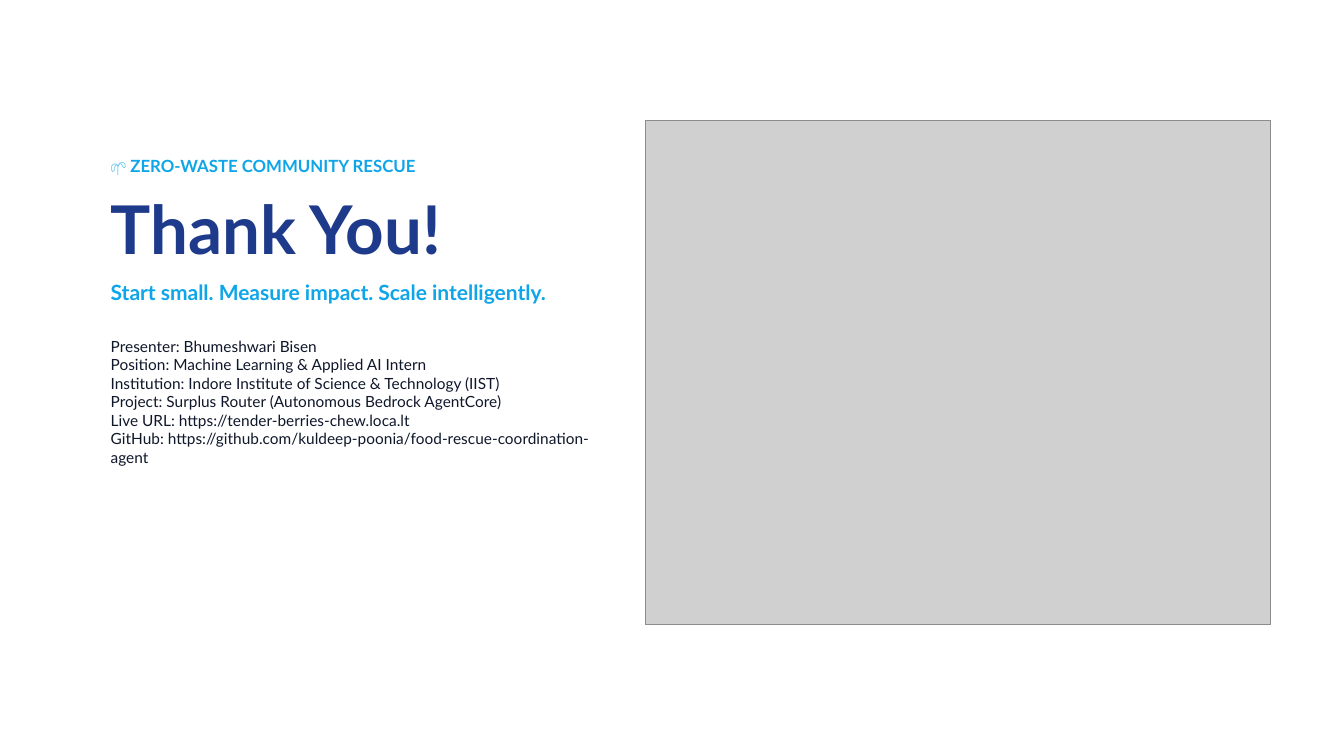
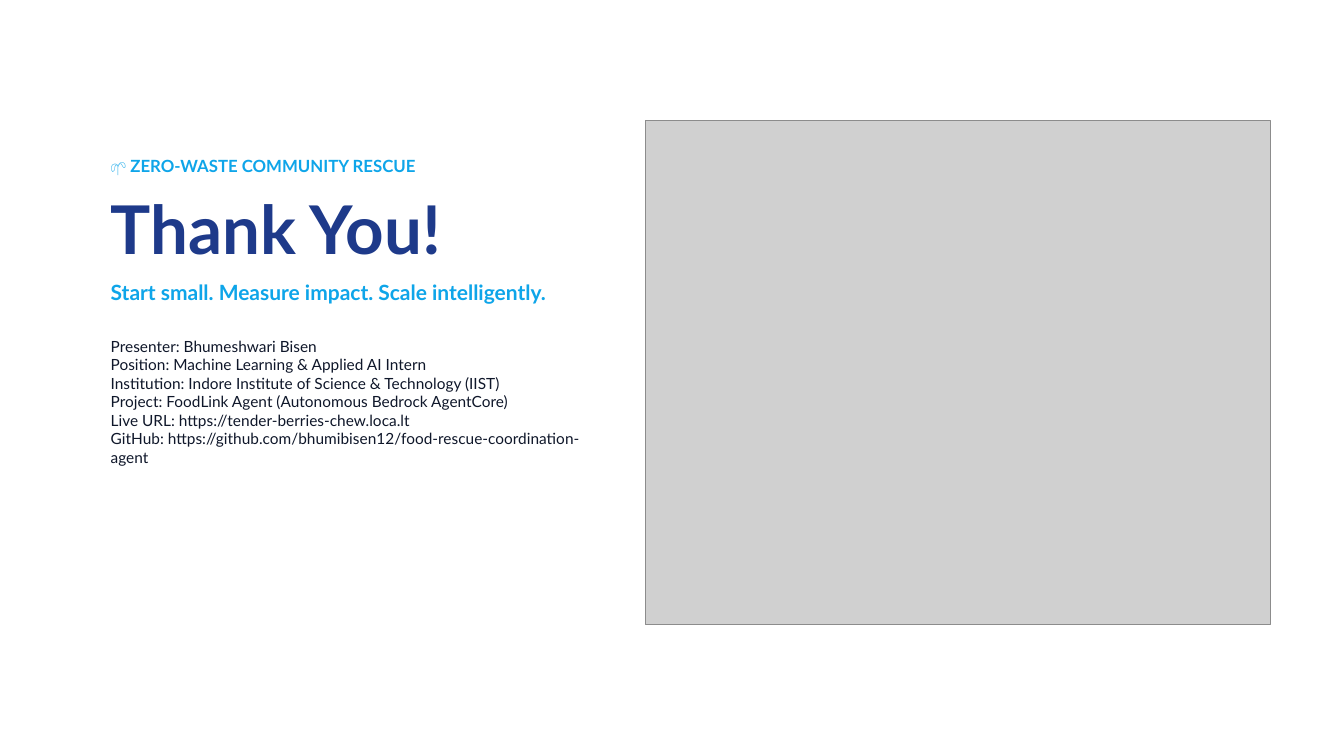
Before and after one commit to bhumibisen12/food-rescue-coordination-agent, a slide deck: slide 10 of Surplus_Router_AI_Solutions_Presentation.pptx. Drawn at 1344x756 pixels with LibreOffice and Linux fonts; fonts in the diff are those of the drawing; grey boxes stand for pictures. Boxes give left, top, right and bottom in pixels: in the first picture for what was removed or moved away, otherwise in the second. Text is boxed around its words. In the diff, an @@ line names an element or a change of style, - is before the commit and + after.

Commit message:
feat: rename project to FoodLink Agent, purge all hackathon references, and update presentation & lean canvas

```diff
--- a/Surplus_Router_AI_Solutions_Presentation.pptx
+++ b/Surplus_Router_AI_Solutions_Presentation.pptx
@@ text at [111, 340, 579, 466]: text changed @@
-Presenter: Bhumeshwari Bisen
-Position: Machine Learning & Applied AI Intern
-Institution: Indore Institute of Science & Technology (IIST)
-Project: Surplus Router (Autonomous Bedrock AgentCore)
-Live URL: https://tender-berries-chew.loca.lt
-GitHub: https://github.com/kuldeep-poonia/food-rescue-coordination-agent
+Presenter: Bhumeshwari Bisen
+Position: Machine Learning & Applied AI Intern
+Institution: Indore Institute of Science & Technology (IIST)
+Project: FoodLink Agent (Autonomous Bedrock AgentCore)
+Live URL: https://tender-berries-chew.loca.lt
+GitHub: https://github.com/bhumibisen12/food-rescue-coordination-agent
```
Also in this commit, not shown: 4 other slides changed, 26 other files.
